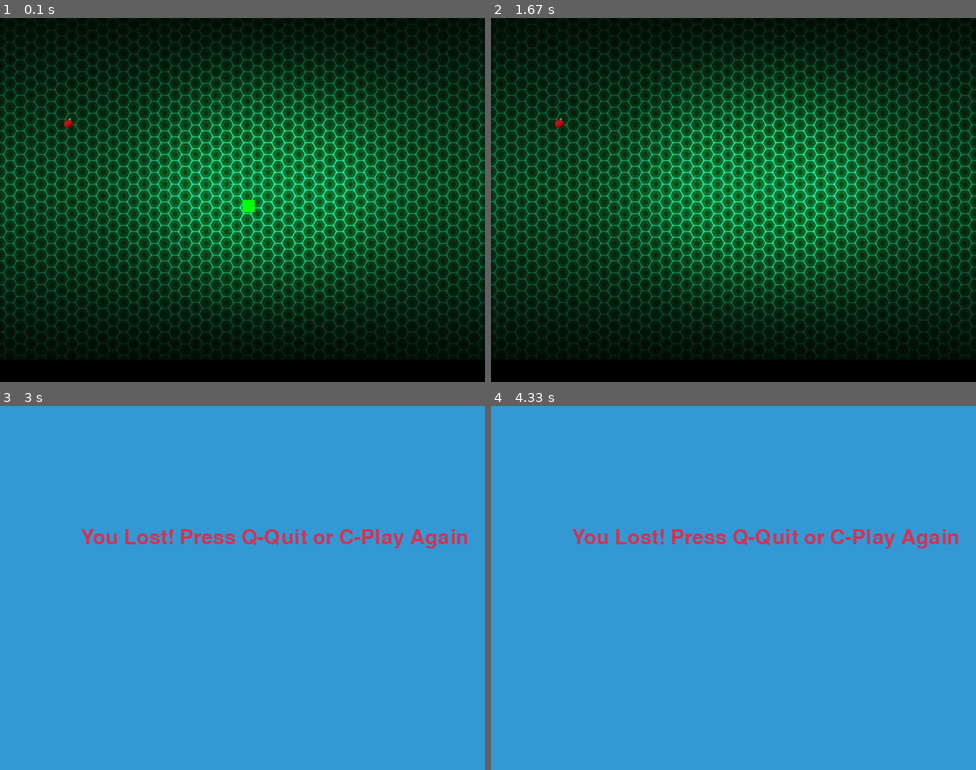
Above: before the commit, frames 1-4 (two rows, left to right).
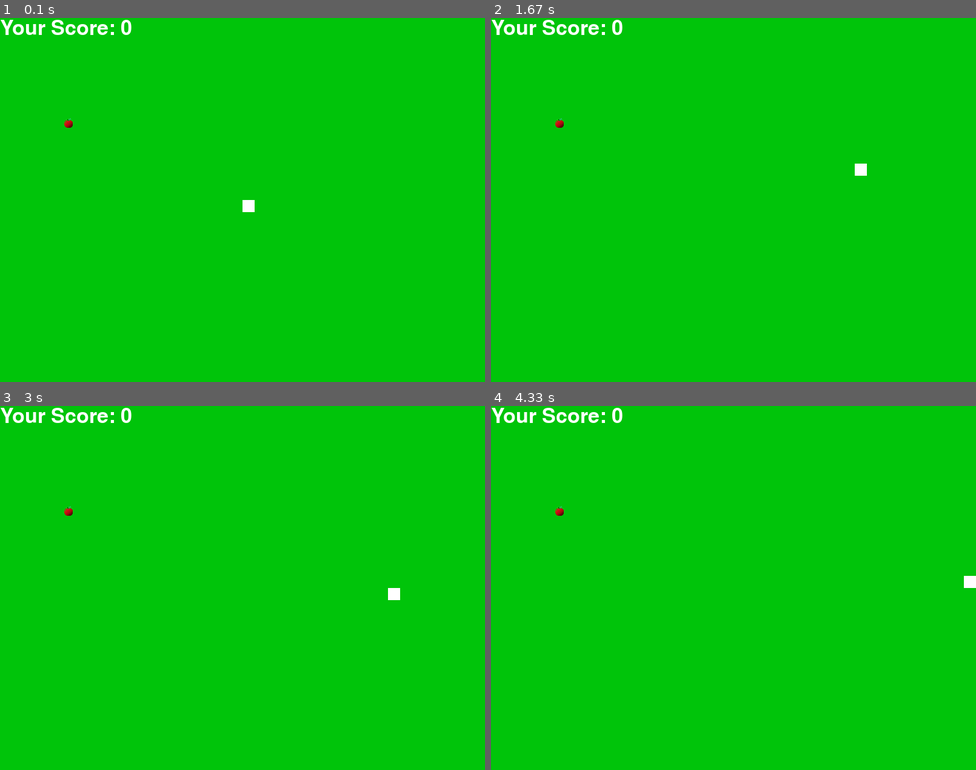
Above: after the commit, the same moments.

Repository: nafiz-hossain/snake-pygame
Game: pygame game, started from main.py
The game is run twice, just before and just after one commit, with the same random seed, the same clock (stepped at 60 frames per second) and the same inputs.
Inputs:
- Up to frame 1 (0.1 s): no input
- Up to frame 2 (1.67 s): hold Right 0.33-0.8 s; hold Up 0.83-1.13 s; hold Right 1.17-1.63 s
- Up to frame 3 (3 s): hold Left 1.67-2.2 s; hold Down 2.23-2.53 s; hold Left 2.57-2.97 s
- Up to frame 4 (4.33 s): hold Up 3-3.37 s; hold Right 3.4-4.03 s; hold Down from 4.07 s (still down)

The runs differ from the first frame. In frame 1, 100% of the frame differs, in the area x 0-100%, y 0-100%; in frame 2, 100%; in frame 3, 100%; in frame 4, 100%.

Commit message:
Updated logic, added score

Diff:
--- a/main.py
+++ b/main.py
@@ -5,10 +5,9 @@
 pygame.init()
 
 # Colors
+green = (0, 128, 0)
+red = (213, 50, 80)
 white = (255, 255, 255)
-red = (213, 50, 80)
-green = (0, 255, 0)
-blue = (50, 153, 213)
 
 # Display configurations
 dis_width = 800
@@ -19,26 +18,36 @@
 clock = pygame.time.Clock()
 
 snake_block = 20
-snake_speed = 20
 
 font_style = pygame.font.SysFont(None, 50)
 
 bg_img = pygame.image.load('background.png')
 food_img = pygame.image.load('food.png')
-#food_img = pygame.transform.scale(food_img,(1,1))
+food_img = pygame.transform.scale(food_img, (snake_block + 5, snake_block + 5))
 
-# Set size of food image
-food_img = pygame.transform.scale(food_img, (snake_block+5, snake_block+5))
 
-def message(msg, color):
-    mesg = font_style.render(msg, True, color)
+def message(msg, text_color, bg_color):
+    mesg = font_style.render(msg, True, text_color)
     dis.blit(mesg, [dis_width / 6, dis_height / 3])
+    pygame.display.update()
+
 
 def snake(snake_block, snake_list):
     for segment in snake_list:
-        pygame.draw.rect(dis, green, [segment[0], segment[1], snake_block, snake_block])
+        pygame.draw.rect(dis, white, [segment[0], segment[1], snake_block, snake_block])
+
+
+def your_score(score):
+    value = font_style.render("Your Score: " + str(score), True, white)
+    dis.blit(value, [0, 0])
+
 
 def gameLoop():
+    global snake_speed  # Declare snake_speed as global
+
+    snake_speed = 10  # Initial snake speed
+    speed_increment = 0  # Speed increment when snake eats food
+
     game_over = False
     game_close = False
 
@@ -54,11 +63,14 @@
     foodx = round(random.randrange(0, dis_width - snake_block) / 20.0) * 20.0
     foody = round(random.randrange(0, dis_height - snake_block) / 20.0) * 20.0
 
+    score = 0
+
+    last_key_pressed = None  # Store the last key pressed
+
     while not game_over:
-
-        while game_close == True:
-            dis.fill(blue)
-            message("You Lost! Press Q-Quit or C-Play Again", red)
+        while game_close:
+            dis.fill(green)
+            message("You Lost! Press Q-Quit or C-Play Again", white, green)
             pygame.display.update()
 
             for event in pygame.event.get():
@@ -73,18 +85,22 @@
             if event.type == pygame.QUIT:
                 game_over = True
             if event.type == pygame.KEYDOWN:
-                if event.key == pygame.K_LEFT:
+                if event.key == pygame.K_LEFT and last_key_pressed != pygame.K_RIGHT:  # Check for opposite direction
                     x1_change = -snake_block
                     y1_change = 0
-                elif event.key == pygame.K_RIGHT:
+                    last_key_pressed = pygame.K_LEFT
+                elif event.key == pygame.K_RIGHT and last_key_pressed != pygame.K_LEFT:
                     x1_change = snake_block
                     y1_change = 0
-                elif event.key == pygame.K_UP:
+                    last_key_pressed = pygame.K_RIGHT
+                elif event.key == pygame.K_UP and last_key_pressed != pygame.K_DOWN:
                     y1_change = -snake_block
                     x1_change = 0
-                elif event.key == pygame.K_DOWN:
+                    last_key_pressed = pygame.K_UP
+                elif event.key == pygame.K_DOWN and last_key_pressed != pygame.K_UP:
                     y1_change = snake_block
                     x1_change = 0
+                    last_key_pressed = pygame.K_DOWN
 
         if x1 >= dis_width or x1 < 0 or y1 >= dis_height or y1 < 0:
             game_close = True
@@ -104,6 +120,8 @@
                 game_close = True
 
         snake(snake_block, snake_list)
+        your_score(length_of_snake - 1)
+
 
         pygame.display.update()
 
@@ -111,6 +129,10 @@
             foodx = round(random.randrange(0, dis_width - snake_block) / 20.0) * 20.0
             foody = round(random.randrange(0, dis_height - snake_block) / 20.0) * 20.0
             length_of_snake += 1
+            score += 1
+            # Increase snake speed when it eats food
+            snake_speed += speed_increment
+
 
         clock.tick(snake_speed)
 
Binary file changed: background.png
